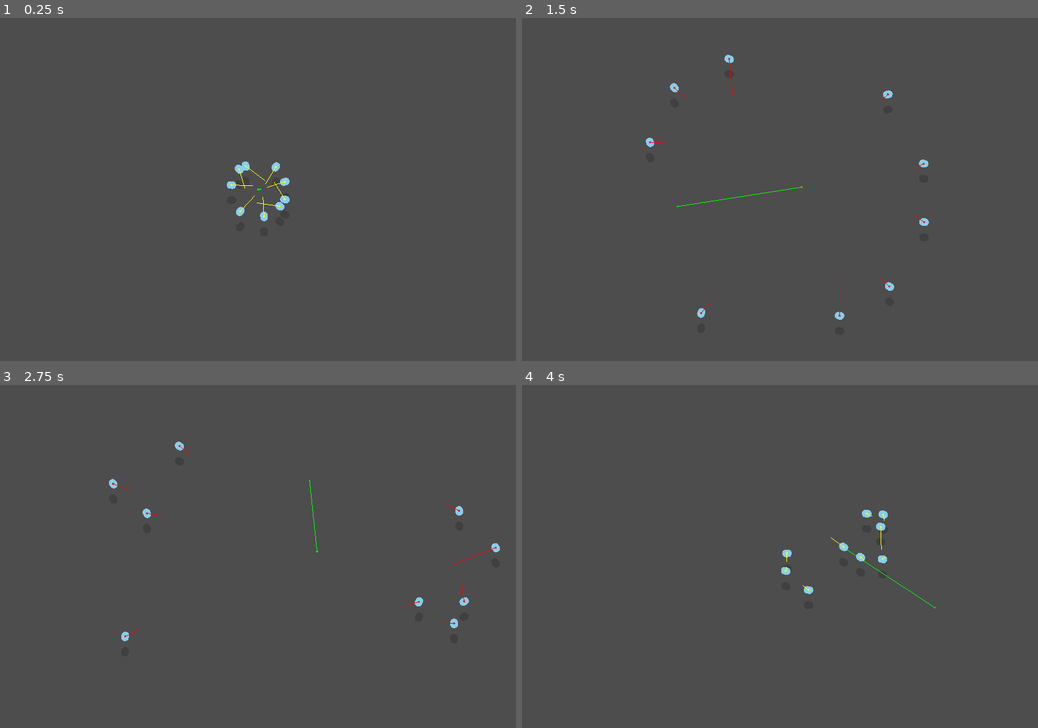
Above: before the commit, frames 1-4 (two rows, left to right).
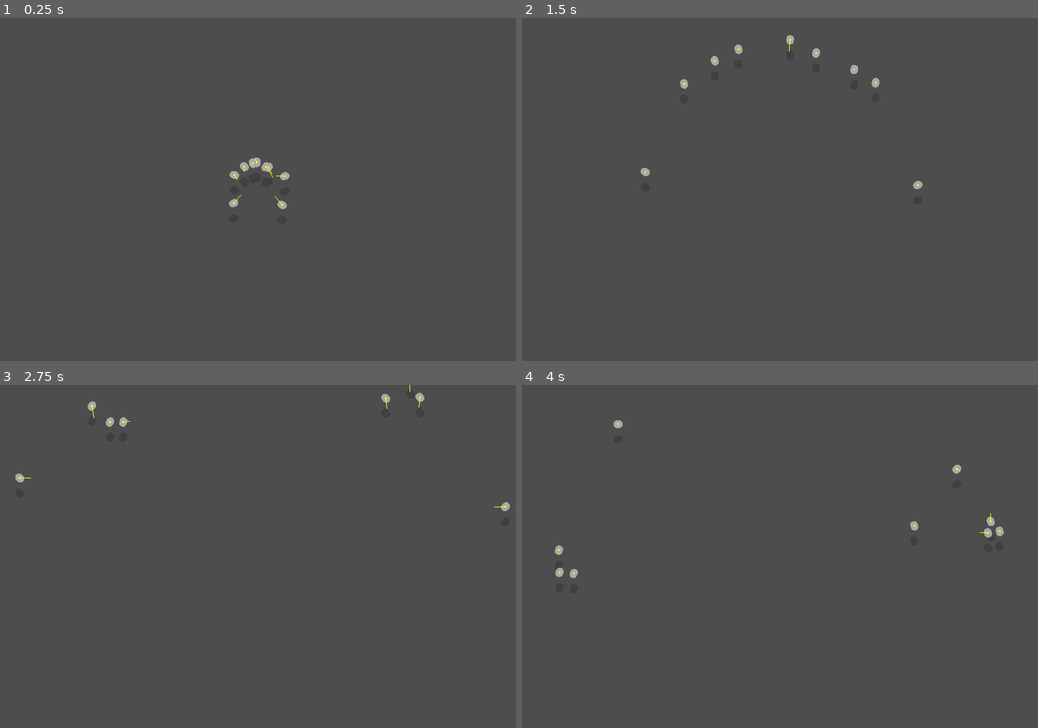
Above: after the commit, the same moments.

Repository: stevemjcu/Pond
Game: Godot game, scene res://scenes/main.tscn
Two runs of this game, one before a commit and one after it. Both use one fixed random seed, a clock stepped at 60 frames per second and the inputs below.
Inputs (mouse positions are in pixels of both pictures, inside the frame that each line leads up to):
- Up to frame 1 (0.25 s): no input
- Up to frame 2 (1.5 s): move the mouse to (893, 172) at 0.52 s; hold D (right) 0.53-1.25 s; click (893, 172) at 0.67 s; drag from (676, 206) to (795, 189) at 1.27 s
- Up to frame 3 (2.75 s): move the mouse to (309, 481) at 2.02 s; hold D (right) from 2.03 s (still down); click (309, 481) at 2.17 s
- Up to frame 4 (4 s): release D (right) at 2.75 s; drag from (754, 625) to (635, 484) at 2.77 s; move the mouse to (934, 607) at 3.52 s; hold A (left) from 3.53 s (still down); click (934, 607) at 3.67 s

The runs differ from the first frame. In frame 1, 0.6% of the frame differs, in the area x 43-57%, y 40-60%; in frame 2, 0.7%, in the area x 23-79%, y 4-88%; in frame 3, 0.6%; in frame 4, 0.7%.

Commit message:
Stop redrawing and remove bevy/player

Diff:
--- a/scenes/bevy.tscn
+++ /dev/null
@@ -1,19 +0,0 @@
-[gd_scene load_steps=4 format=3 uid="uid://bwykli1a5d0gk"]
-
-[ext_resource type="Script" path="res://scripts/bevy.gd" id="1_4evqy"]
-[ext_resource type="PackedScene" uid="uid://n32ur4l4p5iv" path="res://scenes/sprite.tscn" id="2_1h6y3"]
-
-[sub_resource type="CircleShape2D" id="CircleShape2D_2pyka"]
-radius = 154.0
-
-[node name="Bevy" type="Node2D"]
-script = ExtResource("1_4evqy")
-
-[node name="OwnedArea" type="Area2D" parent="."]
-
-[node name="CollisionShape2D" type="CollisionShape2D" parent="OwnedArea"]
-shape = SubResource("CircleShape2D_2pyka")
-
-[node name="Sprite" parent="." instance=ExtResource("2_1h6y3")]
-
-[connection signal="draw" from="Sprite" to="." method="_on_sprite_draw"]
--- a/scenes/boid.tscn
+++ b/scenes/boid.tscn
@@ -12,6 +12,9 @@
 
 [sub_resource type="CircleShape2D" id="CircleShape2D_kdrm4"]
 radius = 128.0
+
+[sub_resource type="CanvasItemMaterial" id="CanvasItemMaterial_veq1e"]
+blend_mode = 4
 
 [node name="Boid" type="CharacterBody2D"]
 collision_mask = 2
@@ -34,7 +37,9 @@
 [node name="BodySprite" parent="." instance=ExtResource("2_th8la")]
 
 [node name="ShadowSprite" parent="." instance=ExtResource("2_th8la")]
+top_level = true
 z_index = -1
+material = SubResource("CanvasItemMaterial_veq1e")
 
 [node name="DebugSprite" parent="." instance=ExtResource("2_th8la")]
 z_index = 1
--- a/scenes/main.tscn
+++ b/scenes/main.tscn
@@ -1,10 +1,8 @@
-[gd_scene load_steps=4 format=3 uid="uid://3tx31uai17mc"]
+[gd_scene load_steps=3 format=3 uid="uid://3tx31uai17mc"]
 
 [ext_resource type="Script" path="res://scripts/main.gd" id="1_f0jeg"]
 [ext_resource type="PackedScene" uid="uid://kxnp3cbw1i2p" path="res://scenes/boid.tscn" id="2_ogg45"]
-[ext_resource type="PackedScene" uid="uid://bwykli1a5d0gk" path="res://scenes/bevy.tscn" id="2_q4h7d"]
 
 [node name="Main" type="Node2D"]
 script = ExtResource("1_f0jeg")
-bevy_scene = ExtResource("2_q4h7d")
 boid_scene = ExtResource("2_ogg45")
--- a/scenes/player.tscn
+++ /dev/null
@@ -1,20 +0,0 @@
-[gd_scene load_steps=4 format=3 uid="uid://d0bss7ik8uhfs"]
-
-[ext_resource type="Script" path="res://scripts/player.gd" id="1_ggo14"]
-[ext_resource type="PackedScene" uid="uid://n32ur4l4p5iv" path="res://scenes/sprite.tscn" id="2_dqq0c"]
-
-[sub_resource type="CapsuleShape2D" id="CapsuleShape2D_4qnnh"]
-radius = 8.0
-height = 20.0
-
-[node name="Player" type="CharacterBody2D"]
-collision_mask = 2
-motion_mode = 1
-script = ExtResource("1_ggo14")
-
-[node name="CollisionShape2D" type="CollisionShape2D" parent="."]
-shape = SubResource("CapsuleShape2D_4qnnh")
-
-[node name="Sprite" parent="." instance=ExtResource("2_dqq0c")]
-
-[connection signal="draw" from="Sprite" to="." method="_on_sprite_draw"]
--- a/scripts/bevy.gd
+++ /dev/null
@@ -1,56 +0,0 @@
-class_name Bevy
-extends Node2D
-
-
-@export var color: Color
-@export var group: String
-
-var _members: Array[Boid]
-var _goal: Vector2
-
-
-func add_member(boid: Boid) -> void:
-	_members.append(boid)
-	boid.add_to_group(group)
-	boid.bevy = self
-
-
-func remove_member(boid: Boid) -> void:
-	_members.remove_at(_members.find(boid))
-	boid.remove_from_group(group)
-	boid.bevy = null
-
-
-func _physics_process(delta: float) -> void:
-	# TODO: Use goal to update goal-seeking vector
-	position = _average_position()
-	rotation = _average_rotation()
-	$Sprite.queue_redraw()
-
-
-func _on_sprite_draw() -> void:
-	var path := [Vector2.ZERO, to_local(_goal)] as Array[Vector2]
-	$Sprite.draw_path(path, Color.GREEN)
-
-
-func _input(event):
-	if event is InputEventMouseButton\
-	and event.button_index == MOUSE_BUTTON_LEFT\
-	and event.is_pressed():
-		_goal = event.position
-
-
-func _average_position() -> Vector2:
-	var position := Vector2.ZERO
-	for member in _members:
-		position += member.position
-	position /= _members.size()
-	return position
-
-
-func _average_rotation() -> float:
-	var rotation := 0.0
-	for member in _members:
-		rotation += member.rotation
-	rotation /= _members.size()
-	return rotation
--- a/scripts/boid.gd
+++ b/scripts/boid.gd
@@ -5,21 +5,25 @@
 @export var MIN_SPEED := 200
 @export var MAX_SPEED := 300
 
-@export var OBSTACLE_MARGIN := 100
-@export var BEVY_MARGIN := 200
+@export var OBSTACLE_MARGIN := 64
+@export var BEVY_MARGIN := 64
 
 @export var TURN_FACTOR := 700
 @export var AVOID_FACTOR := 20
 @export var MATCH_FACTOR := 2
 @export var APPROACH_FACTOR := 2
-@export var RETURN_FACTOR := 1
 
-var bevy: Bevy
+var group := "default"
+var color := Color.DARK_GRAY
 
 var _protected_neighbors: Array[Node2D]
 var _visible_neighbors: Array[Node2D]
 
 var _impulse: Vector2
+
+
+func _ready() -> void:
+	add_to_group(group)
 
 
 func _physics_process(delta: float) -> void:
@@ -29,7 +33,6 @@
 	_impulse += _avoid_neighbors()
 	_impulse += _match_neighbors()
 	_impulse += _approach_neighbors()
-	_impulse += _approach_bevy()
 	velocity += _impulse * delta
 	rotation = velocity.normalized().angle()
 	_control_speed()
@@ -37,50 +40,43 @@
 	queue_redraw()
 
 
+func _detect_neighbors() -> void:
+	_protected_neighbors.clear()
+	for body: Node2D in $ProtectedArea.get_overlapping_bodies():
+		if body.is_in_group(group):
+			_protected_neighbors.append(body)
+	_visible_neighbors.clear()
+	for body: Node2D in $VisibleArea.get_overlapping_bodies():
+		if body.is_in_group(group):
+			_visible_neighbors.append(body)
+
+
 #region Drawing
 
 func _draw() -> void:
-	$BodySprite.queue_redraw()
-	$ShadowSprite.queue_redraw()
 	$DebugSprite.queue_redraw()
+	$ShadowSprite.position = position + Vector2(0, 32)
+	$ShadowSprite.rotation = rotation
 
 
 func _on_body_draw() -> void:
 	var shape := $CollisionShape2D.shape as CapsuleShape2D
-	$BodySprite.draw_capsule(Vector2.ZERO, shape.height, shape.radius, bevy.color)
+	$BodySprite.draw_capsule(Vector2.ZERO, shape.height, shape.radius, color)
 
 
 func _on_shadow_draw() -> void:
 	var shape := $CollisionShape2D.shape as CapsuleShape2D
-	var offset := to_local(position + Vector2.DOWN * 32)
 	var color := Color(0.25, 0.25, 0.25, 1)
-	$ShadowSprite.draw_capsule(offset, shape.height, shape.radius, color)
+	$ShadowSprite.draw_capsule(Vector2.ZERO, shape.height, shape.radius, color)
 
 
 func _on_debug_draw() -> void:
-	var color := Color.YELLOW if _approach_bevy().length() == 0 else Color.RED
-	$DebugSprite.draw_point(Vector2.ZERO, color)
+	$DebugSprite.draw_point(Vector2.ZERO, Color.YELLOW)
 	var direction := to_local(position + _impulse.normalized())
-	var weight := _impulse.length() / MAX_SPEED
-	$DebugSprite.draw_vector(Vector2.ZERO, direction, weight, color)
+	var weight := _impulse.length() / TURN_FACTOR
+	$DebugSprite.draw_vector(Vector2.ZERO, direction, weight, Color.YELLOW)
 
 #endregion
-
-
-func _detect_neighbors() -> void:
-	_protected_neighbors.clear()
-	for body: Node2D in $ProtectedArea.get_overlapping_bodies():
-		if body.is_in_group(bevy.group):
-			_protected_neighbors.append(body)
-	_visible_neighbors.clear()
-	for body: Node2D in $VisibleArea.get_overlapping_bodies():
-		if body.is_in_group(bevy.group):
-			_visible_neighbors.append(body)
-
-
-func _control_speed() -> void:
-	var speed := clampf(velocity.length(), MIN_SPEED, MAX_SPEED)
-	velocity = velocity.normalized() * speed
 
 
 #region Impulses
@@ -101,7 +97,7 @@
 	return impulse * TURN_FACTOR
 
 
-# Tend to move away from nearby neighbors
+# Tend to avoid nearby neighbors
 func _avoid_neighbors() -> Vector2:
 	var impulse := Vector2.ZERO
 	for neighbor in _protected_neighbors:
@@ -120,7 +116,7 @@
 	return impulse * MATCH_FACTOR
 
 
-# Tend to approach visible neighbors
+# Tend towards visible neighbors
 func _approach_neighbors() -> Vector2:
 	var impulse := Vector2.ZERO
 	if _visible_neighbors.size() == 0:
@@ -131,12 +127,8 @@
 	return impulse * APPROACH_FACTOR
 
 
-# Tend to stay close to group
-func _approach_bevy() -> Vector2:
-	var impulse = Vector2.ZERO
-	if (bevy.position - position).length() < BEVY_MARGIN:
-		return impulse
-	impulse = bevy.position - position
-	return impulse * RETURN_FACTOR
+func _control_speed() -> void:
+	var speed := clampf(velocity.length(), MIN_SPEED, MAX_SPEED)
+	velocity = velocity.normalized() * speed
 
 #endregion
--- a/scripts/main.gd
+++ b/scripts/main.gd
@@ -1,25 +1,12 @@
 extends Node2D
 
 
-@export var bevy_scene: PackedScene
 @export var boid_scene: PackedScene
 
 
 func _ready() -> void:
-	_instantiate_swarm("a", 9, Color.SKY_BLUE)
-
-
-func _instantiate_swarm(group: String, count: int, color: Color) -> void:
-	var bevy := bevy_scene.instantiate() as Bevy
-	bevy.group = group
-	bevy.color = color
-	bevy._goal = get_viewport_rect().get_center()
-	add_child(bevy)
-	var position := get_viewport_rect().get_center()
-	var velocity := Vector2.from_angle(randf_range(0, 2 * PI))
-	for i in range(count):
+	for i in range(9):
 		var boid := boid_scene.instantiate() as Boid
-		boid.position = position
-		boid.velocity = velocity.rotated(randf_range(0, 2 * PI))
-		bevy.add_member(boid)
+		boid.position = get_viewport_rect().get_center()
+		boid.velocity = Vector2.from_angle(randf_range(0, 2 * PI))
 		add_child(boid)
--- a/scripts/player.gd
+++ /dev/null
@@ -1,41 +0,0 @@
-extends CharacterBody2D
-
-
-@export var acceleration := 400
-@export var drag := 0.5
-@export var turn_rate := 4
-@export var color := Color.LIGHT_PINK
-
-
-var input: Vector2
-
-
-func _ready() -> void:
-	add_to_group("a")
-
-
-func handle_input() -> void:
-	input = Vector2.ZERO
-	if Input.is_action_pressed("left"):
-		input += Vector2.LEFT
-	if Input.is_action_pressed("right"):
-		input += Vector2.RIGHT
-	if Input.is_action_pressed("forward"):
-		input += Vector2.DOWN
-
-
-func _physics_process(delta: float) -> void:
-	handle_input()
-	var angular_impulse = input.x * turn_rate * delta
-	var impulse = input.y * acceleration * delta
-	rotation += angular_impulse
-	var direction = Vector2.from_angle(rotation)
-	velocity = direction * velocity.length()
-	velocity += direction * impulse
-	velocity *= 1 - delta * drag
-	move_and_slide()
-
-
-func _on_sprite_draw() -> void:
-	var shape := $CollisionShape2D.shape as CapsuleShape2D
-	$Sprite.draw_capsule(shape.height, shape.radius, color)
Not shown: 1 places in scenes/boid.tscn that only renumber resources
